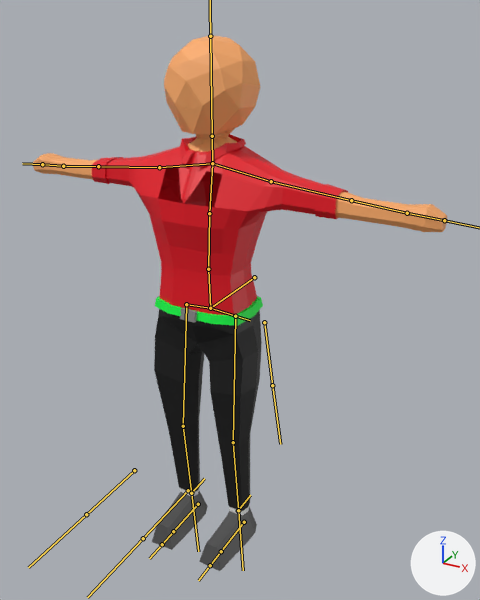
The FBX model BPL_Mobile/Assets/3D Models/Characters/BaseCharacterModel.fbx: old version first, new version second.
Camera for both pictures: a camera (50 mm lens) standing at (2.23, -3.52, 3.82) and looking at (0.17, 0.21, 1.96). The lights are fixed; the arrows at lower right show +X, +Y and +Z. The bones that bend it are drawn over the model as lines.

Objects in the first picture: 'characterBase'.
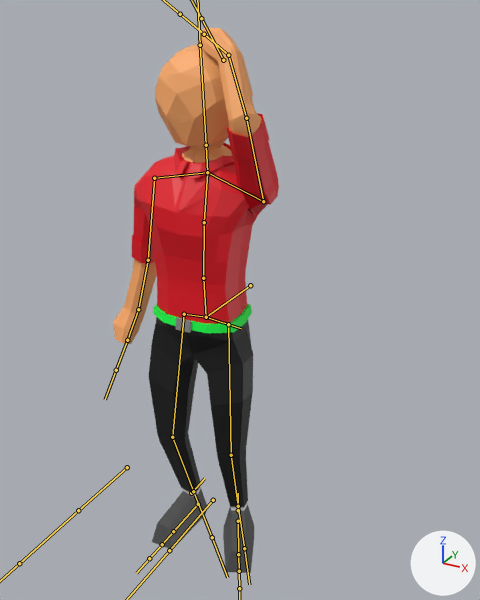
The newer file adds an action. The first version stands in its rest pose; the second is drawn at frame 136 of the action 'Raymond|Raymond|Raymond|Idle_4|Raymond|Idle_4'.

Location of each change, (x1, y1, x2, y2) in pixels of the pictures (480 x 600 px):
```json
{"object": "characterBase", "change": "posed", "before": [33, 35, 447, 571], "after": [113, 27, 279, 573], "on screen": "60% narrower"}
{"bone": "heelIK.L", "before": "(238, 510) to (250, 495)", "after": "(238, 510) to (238, 493)"}
{"bone": "waist.001", "before": "(254, 277) to (210, 308)", "after": "(250, 285) to (206, 317)"}
{"bone": "neck", "before": "(212, 163) to (212, 136)", "after": "(207, 172) to (206, 145)"}
{"bone": "shoulder.L", "before": "(212, 163) to (271, 181)", "after": "(207, 172) to (263, 201)"}
{"bone": "bicep.L", "before": "(271, 181) to (351, 200)", "after": "(263, 201) to (246, 118)"}
{"bone": "forearm.L", "before": "(351, 200) to (407, 213)", "after": "(246, 118) to (228, 55)"}
{"bone": "hand.L", "before": "(407, 213) to (444, 220)", "after": "(228, 55) to (204, 34)"}
{"bone": "shoulder.R", "before": "(212, 163) to (159, 167)", "after": "(207, 172) to (154, 178)"}
{"bone": "bicep.R", "before": "(159, 167) to (98, 166)", "after": "(154, 178) to (148, 260)"}
{"bone": "forearm.R", "before": "(98, 166) to (63, 166)", "after": "(148, 260) to (138, 309)"}
{"bone": "hand.R", "before": "(63, 166) to (42, 164)", "after": "(138, 309) to (127, 340)"}
{"bone": "groin.L", "before": "(210, 308) to (250, 320)", "after": "(206, 317) to (241, 328)"}
{"bone": "thigh.L", "before": "(235, 316) to (233, 442)", "after": "(228, 324) to (231, 455)"}
{"bone": "shin.L", "before": "(233, 442) to (238, 510)", "after": "(231, 455) to (238, 506)"}
{"bone": "groin.R", "before": "(210, 308) to (186, 304)", "after": "(206, 317) to (184, 314)"}
{"bone": "thigh.R", "before": "(186, 304) to (183, 426)", "after": "(184, 314) to (172, 437)"}
{"bone": "shin.R", "before": "(183, 426) to (191, 493)", "after": "(172, 437) to (193, 491)"}
```

Scene script edits in JSON lines:
```json
{"block": "bone_heelik_l", "where": "bone_heelik_l = bpy.data.objects['Raymond'].pose.bones['heelIK.L']"}
{"op": "set", "path": "bone_heelik_l.rotation_quaternion", "old": "(1.0, 0.0, 0.0, 0.0)", "new": "(0.967, -0.256, 0.0, 0.0)", "note": "degrees (0, 0, 0) -> degrees (-30, 0, 0)"}
{"block": "bone_waist_001", "where": "bone_waist_001 = bpy.data.objects['Raymond'].pose.bones['waist.001']"}
{"op": "set", "path": "bone_waist_001.location", "old": "(0.0, 0.0, 0.0)", "new": "(-0.04, 0.07, 0.0)"}
{"block": "bone_neck", "where": "bone_neck = bpy.data.objects['Raymond'].pose.bones['neck']  # child of 'chest'"}
{"op": "set", "path": "bone_neck.rotation_quaternion", "old": "(1.0, 0.0, 0.0, 0.0)", "new": "(0.999, 0.038, 0.0, 0.0)", "note": "degrees (0, 0, 0) -> degrees (4, 0, 0)"}
{"block": "bone_shoulder_l", "where": "bone_shoulder_l = bpy.data.objects['Raymond'].pose.bones['shoulder.L']  # child of 'chest'"}
{"op": "set", "path": "bone_shoulder_l.rotation_quaternion", "old": "(1.0, 0.0, 0.0, 0.0)", "new": "(0.996, 0.0, 0.0, -0.085)", "note": "degrees (0, 0, 0) -> degrees (0, 0, -10)"}
{"block": "bone_bicep_l", "where": "bone_bicep_l = bpy.data.objects['Raymond'].pose.bones['bicep.L']  # child of 'shoulder.L'"}
{"op": "set", "path": "bone_bicep_l.rotation_quaternion", "old": "(1.0, 0.0, 0.0, 0.0)", "new": "(0.205, 0.76, -0.605, -0.121)", "note": "degrees (0, 0, 0) -> degrees (153, -4, -76)"}
{"op": "set", "path": "bone_bicep_l.scale", "old": "(1.0, 1.0, 1.0)", "new": "(1.15, 1.15, 1.15)"}
{"block": "bone_forearm_l", "where": "bone_forearm_l = bpy.data.objects['Raymond'].pose.bones['forearm.L']  # child of 'bicep.L'"}
{"op": "set", "path": "bone_forearm_l.rotation_quaternion", "old": "(1.0, 0.0, 0.0, 0.0)", "new": "(0.874, 0.419, 0.094, -0.226)", "note": "degrees (0, 0, 0) -> degrees (48, 21, -20)"}
{"block": "bone_hand_l", "where": "bone_hand_l = bpy.data.objects['Raymond'].pose.bones['hand.L']  # child of 'forearm.L'"}
{"op": "set", "path": "bone_hand_l.rotation_quaternion", "old": "(1.0, 0.0, 0.0, 0.0)", "new": "(0.96, 0.077, 0.009, -0.27)", "note": "degrees (0, 0, 0) -> degrees (8, 3, -31)"}
{"block": "bone_shoulder_r", "where": "bone_shoulder_r = bpy.data.objects['Raymond'].pose.bones['shoulder.R']  # child of 'chest'"}
{"op": "set", "path": "bone_shoulder_r.rotation_quaternion", "old": "(1.0, 0.0, 0.0, 0.0)", "new": "(1.0, 0.0, 0.0, 0.017)", "note": "degrees (0, 0, 0) -> degrees (0, 0, 2)"}
{"block": "bone_bicep_r", "where": "bone_bicep_r = bpy.data.objects['Raymond'].pose.bones['bicep.R']  # child of 'shoulder.R'"}
{"op": "set", "path": "bone_bicep_r.rotation_quaternion", "old": "(1.0, 0.0, 0.0, 0.0)", "new": "(0.801, 0.0, 0.0, 0.599)", "note": "degrees (0, 0, 0) -> degrees (0, 0, 74)"}
{"op": "set", "path": "bone_bicep_r.scale", "old": "(1.0, 1.0, 1.0)", "new": "(1.15, 1.15, 1.15)"}
{"block": "bone_forearm_r", "where": "bone_forearm_r = bpy.data.objects['Raymond'].pose.bones['forearm.R']  # child of 'bicep.R'"}
{"op": "set", "path": "bone_forearm_r.rotation_quaternion", "old": "(1.0, 0.0, 0.0, 0.0)", "new": "(0.997, 0.083, 0.01, 0.0)", "note": "degrees (0, 0, 0) -> degrees (9, 1, 0)"}
{"block": "bone_hand_r", "where": "bone_hand_r = bpy.data.objects['Raymond'].pose.bones['hand.R']  # child of 'forearm.R'"}
{"op": "set", "path": "bone_hand_r.rotation_quaternion", "old": "(1.0, 0.0, 0.0, 0.0)", "new": "(0.991, 0.129, 0.019, 0.0)", "note": "degrees (0, 0, 0) -> degrees (15, 2, 0)"}
{"block": "bone_groin_l", "where": "bone_groin_l = bpy.data.objects['Raymond'].pose.bones['groin.L']  # child of 'waist.001'"}
{"op": "set", "path": "bone_groin_l.scale", "old": "(1.0, 1.0, 1.0)", "new": "(1.0, 0.9, 1.0)"}
{"block": "bone_thigh_l", "where": "bone_thigh_l = bpy.data.objects['Raymond'].pose.bones['thigh.L']  # child of 'groin.L'"}
{"op": "set", "path": "bone_thigh_l.rotation_quaternion", "old": "(1.0, 0.0, 0.0, 0.0)", "new": "(0.987, 0.035, -0.152, -0.024)", "note": "degrees (0, 0, 0) -> degrees (5, -17, -3)"}
{"op": "set", "path": "bone_thigh_l.scale", "old": "(1.0, 1.0, 1.0)", "new": "(1.01, 1.0, 0.99)"}
{"block": "bone_shin_l", "where": "bone_shin_l = bpy.data.objects['Raymond'].pose.bones['shin.L']  # child of 'thigh.L'"}
{"op": "set", "path": "bone_shin_l.rotation_quaternion", "old": "(1.0, 0.0, 0.0, 0.0)", "new": "(0.99, -0.012, 0.0, 0.139)", "note": "degrees (0, 0, 0) -> degrees (-1, 0, 16)"}
{"block": "bone_groin_r", "where": "bone_groin_r = bpy.data.objects['Raymond'].pose.bones['groin.R']  # child of 'waist.001'"}
{"op": "set", "path": "bone_groin_r.scale", "old": "(1.0, 1.0, 1.0)", "new": "(1.0, 0.9, 1.0)"}
{"block": "bone_thigh_r", "where": "bone_thigh_r = bpy.data.objects['Raymond'].pose.bones['thigh.R']  # child of 'groin.R'"}
{"op": "set", "path": "bone_thigh_r.rotation_quaternion", "old": "(1.0, 0.0, 0.0, 0.0)", "new": "(0.997, 0.024, 0.062, 0.031)", "note": "degrees (0, 0, 0) -> degrees (3, 7, 4)"}
{"block": "bone_shin_r", "where": "bone_shin_r = bpy.data.objects['Raymond'].pose.bones['shin.R']  # child of 'thigh.R'"}
{"op": "set", "path": "bone_shin_r.rotation_quaternion", "old": "(1.0, 0.0, 0.0, 0.0)", "new": "(0.99, -0.012, 0.0, -0.139)", "note": "degrees (0, 0, 0) -> degrees (-1, 0, -16)"}
```
